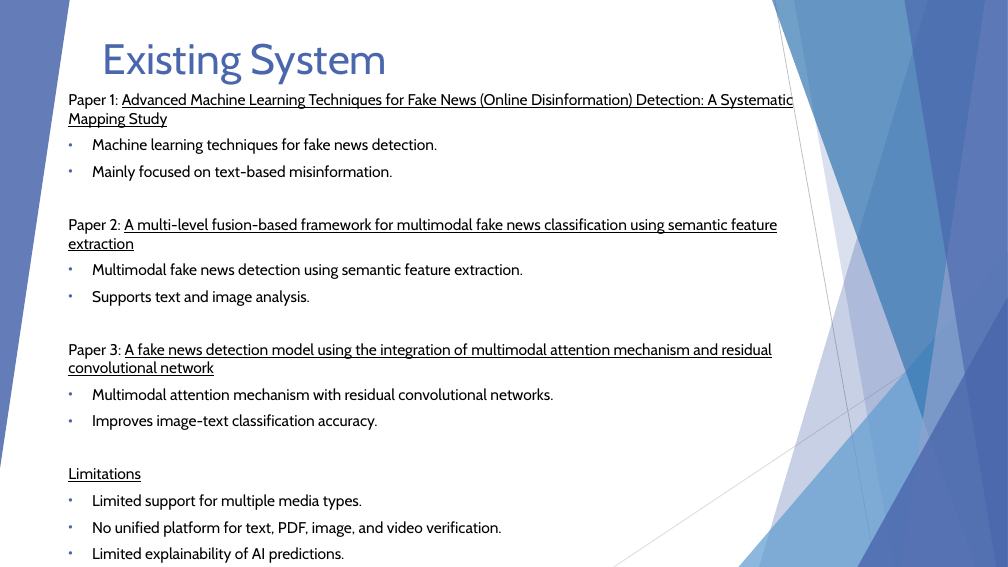
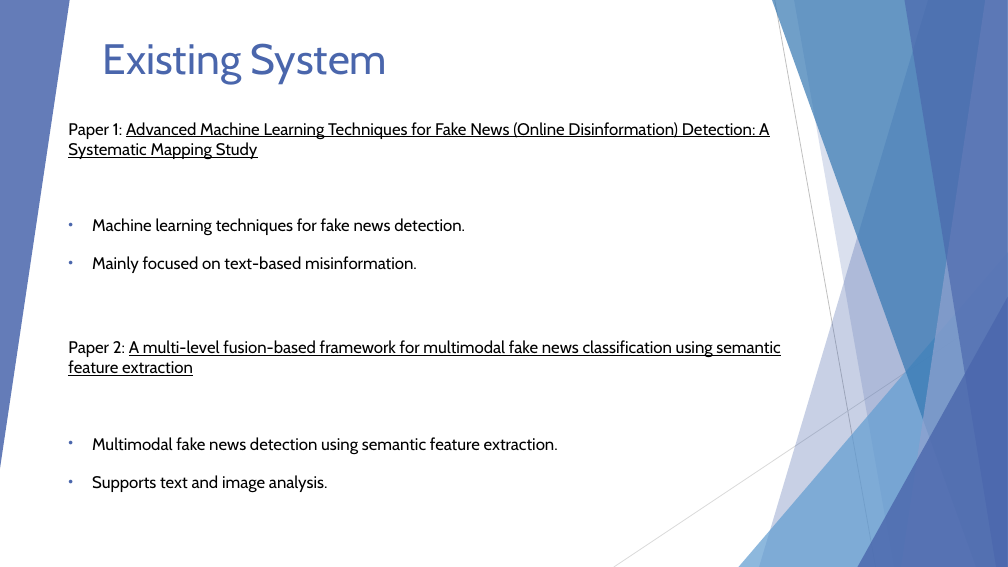
Before and after one commit to nemuelsam/S7C23_27_PROJECT_GROUPNO11_AI-Powered-Multimodal-Misinformation-Detection-and-Verification-System, a slide deck: slide 5 of AI-Powered Multimodal Misinformation Detection and Verification System.pptx. Drawn at 1008x567 pixels with LibreOffice and Linux fonts; fonts in the diff are those of the drawing. Boxes give left, top, right and bottom in pixels: in the first picture for what was removed or moved away, otherwise in the second. Text is boxed around its words. In the diff, an @@ line names an element or a change of style, - is before the commit and + after.

Commit message:
zeroth presentation,literature review,approval form and reference paper

```diff
--- a/AI-Powered Multimodal Misinformation Detection and Verification System.pptx
+++ b/AI-Powered Multimodal Misinformation Detection and Verification System.pptx
@@ subtitle "Paper 1: Advanced Machine Learning ..." at <box>68,122,780,492</box>: size 14.8 to 16 pt; line spacing 1 to 1.5 @@
@@ subtitle at <box>68,343,772,563</box>: paragraphs removed @@
-Paper 3: A fake news detection model using the integration of multimodal attention mechanism and residual convolutional network
-• Multimodal attention mechanism with residual convolutional networks.
-• Improves image-text classification accuracy.
-Limitations
-• Limited support for multiple media types.
-• No unified platform for text, PDF, image, and video verification.
-• Limited explainability of AI predictions.
-• Real-time verification remains a challenge.
```
Also in this commit, not shown: 4 other slides changed, 1 slide added, 3 other files.
